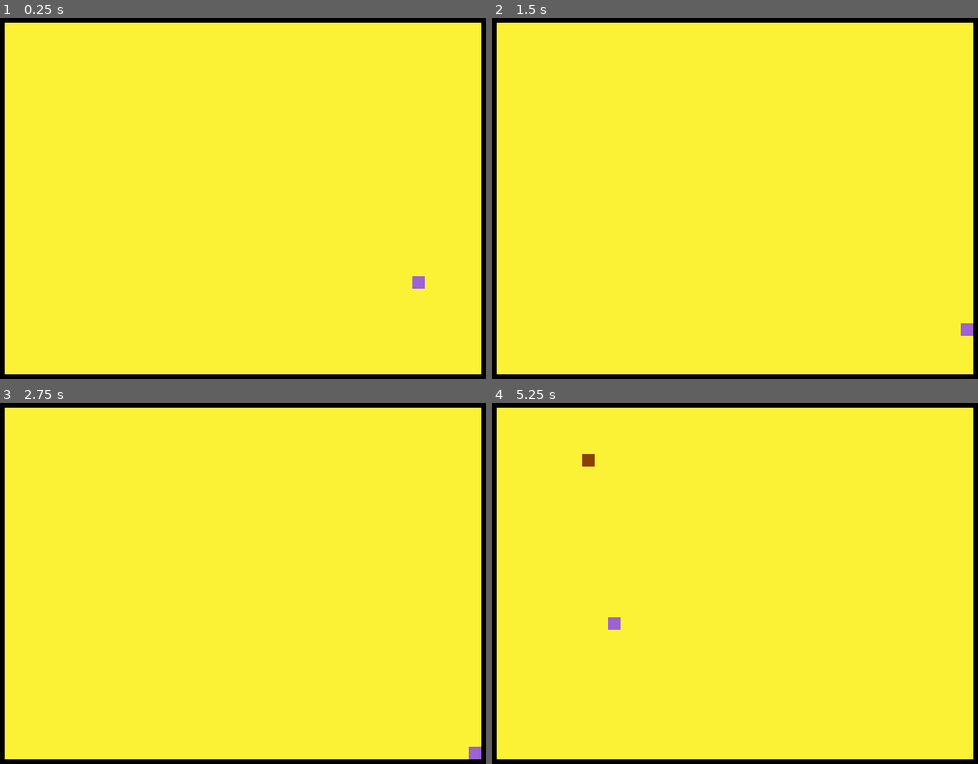
Above: before the commit, frames 1-4 (two rows, left to right).
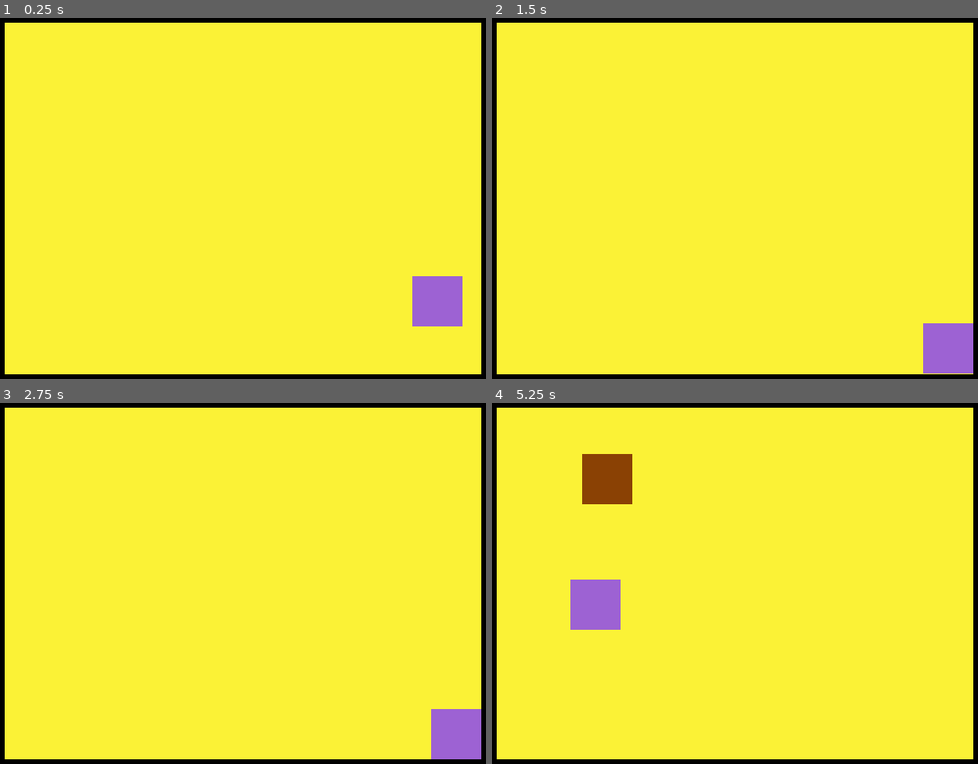
Above: after the commit, the same moments.

Repository: MikeBeasterfeld/bezerk-godot
Game: Godot game, scene res://scene/gameboard.tscn
Same seed, same stepped clock (60 frames per second), same inputs: the game is played once before the commit and once after it.
Inputs:
- Up to frame 1 (0.25 s): no input
- Up to frame 2 (1.5 s): tap Enter at 0.5 s; hold D (ui_right) 0.53-1.28 s; tap Space at 1.25 s; hold S (ui_down) from 1.28 s (still down)
- Up to frame 3 (2.75 s): tap Enter at 2 s; release S (ui_down) at 2.03 s; hold D (ui_right) from 2.03 s (still down)
- Up to frame 4 (5.25 s): tap Space at 2.75 s; release D (ui_right) at 2.78 s; hold W (ui_up) 2.78-3.53 s; hold A (ui_left) 3.53-5.03 s; hold S (ui_down) from 5.03 s (still down)

The runs differ from the first frame. In frame 1, 1.3% of the frame differs, in the area x 84-96%, y 71-86%; in frame 2, 1.3%; in frame 3, 1.3%; in frame 4, 2.7%, in the area x 16-29%, y 14-63%.

Commit message:
Adjustable player character size

Diff:
--- a/project.godot
+++ b/project.godot
@@ -19,7 +19,6 @@
 
 window/size/viewport_width=640
 window/size/viewport_height=480
-window/stretch/mode="viewport"
 
 [input]
 
@@ -53,22 +52,26 @@
 }
 ui_shoot_up={
 "deadzone": 0.5,
-"events": [Object(InputEventKey,"resource_local_to_scene":fa …(119 unchanged characters)… ressed":false,"pressed":false,"keycode":0,"physical_keycode":4194320,"key_label":0,"unicode":0,"echo":false,"script":null)
+"events": [Object(InputEventKey,"resource_local_to_scene":fa …(119 unchanged characters)… ressed":false,"pressed":false,"keycode":4194320,"physical_keycode":0,"key_label":0,"unicode":0,"echo":false,"script":null)
+, Object(InputEventJoypadMotion,"resource_local_to_scene":false,"resource_name":"","device":-1,"axis":3,"axis_value":-1.0,"script":null)
 ]
 }
 ui_shoot_down={
 "deadzone": 0.5,
-"events": [Object(InputEventKey,"resource_local_to_scene":fa …(119 unchanged characters)… ressed":false,"pressed":false,"keycode":0,"physical_keycode":4194322,"key_label":0,"unicode":0,"echo":false,"script":null)
+"events": [Object(InputEventKey,"resource_local_to_scene":fa …(119 unchanged characters)… ressed":false,"pressed":false,"keycode":4194322,"physical_keycode":0,"key_label":0,"unicode":0,"echo":false,"script":null)
+, Object(InputEventJoypadMotion,"resource_local_to_scene":false,"resource_name":"","device":-1,"axis":3,"axis_value":1.0,"script":null)
 ]
 }
 ui_shoot_left={
 "deadzone": 0.5,
 "events": [Object(InputEventKey,"resource_local_to_scene":false,"resource_name":"","device":-1,"window_id":0,"alt_press …(182 unchanged characters)…
+, Object(InputEventJoypadMotion,"resource_local_to_scene":false,"resource_name":"","device":-1,"axis":2,"axis_value":-1.0,"script":null)
 ]
 }
 ui_shoot_right={
 "deadzone": 0.5,
 "events": [Object(InputEventKey,"resource_local_to_scene":false,"resource_name":"","device":-1,"window_id":0,"alt_press …(182 unchanged characters)…
+, Object(InputEventJoypadMotion,"resource_local_to_scene":false,"resource_name":"","device":-1,"axis":2,"axis_value":1.0,"script":null)
 ]
 }
 
--- a/scene/enemy.tscn
+++ b/scene/enemy.tscn
@@ -3,7 +3,7 @@
 [ext_resource type="Script" path="res://script/enemy.gd" id="1_l6mgh"]
 
 [sub_resource type="RectangleShape2D" id="RectangleShape2D_eawng"]
-size = Vector2(16, 16)
+size = Vector2(64, 64)
 
 [node name="Enemy" type="CharacterBody2D"]
 collision_layer = 4
@@ -11,12 +11,12 @@
 script = ExtResource("1_l6mgh")
 
 [node name="CollisionShape2D" type="CollisionShape2D" parent="."]
-position = Vector2(8, 8)
+position = Vector2(32, 32)
 shape = SubResource("RectangleShape2D_eawng")
 
 [node name="ColorRect" type="ColorRect" parent="."]
-offset_right = 16.0
-offset_bottom = 16.0
+offset_right = 64.0
+offset_bottom = 64.0
 color = Color(0.541176, 0.254902, 0.0156863, 1)
 
 [node name="Timer" type="Timer" parent="."]
--- a/scene/my_dude.tscn
+++ b/scene/my_dude.tscn
@@ -3,7 +3,7 @@
 [ext_resource type="Script" path="res://script/my_dude.gd" id="1_33a3l"]
 
 [sub_resource type="RectangleShape2D" id="RectangleShape2D_k3i1r"]
-size = Vector2(16, 16)
+size = Vector2(64, 64)
 
 [node name="MyDude" type="CharacterBody2D"]
 collision_layer = 2
@@ -11,10 +11,10 @@
 script = ExtResource("1_33a3l")
 
 [node name="ColorRect" type="ColorRect" parent="."]
-offset_right = 16.0
-offset_bottom = 16.0
+offset_right = 64.0
+offset_bottom = 64.0
 color = Color(0.615686, 0.384314, 0.827451, 1)
 
 [node name="CollisionShape2D" type="CollisionShape2D" parent="."]
-position = Vector2(8, 8)
+position = Vector2(32, 32)
 shape = SubResource("RectangleShape2D_k3i1r")
--- a/script/my_dude.gd
+++ b/script/my_dude.gd
@@ -7,6 +7,7 @@
 @export var move_speed: float = 300.0
 @export var shoot_speed: float = 0.5
 
+@export var sprite_size = 64
 
 func _physics_process(_delta: float) -> void:
 	var direction_x := Input.get_axis("ui_left", "ui_right")
@@ -26,11 +27,15 @@
 	if(last_shot + shoot_speed < current_time):
 		var shoot_direction_x := Input.get_axis("ui_shoot_left", "ui_shoot_right")
 		var shoot_direction_y := Input.get_axis("ui_shoot_up", "ui_shoot_down")
-		var bullet_direction = Vector2(shoot_direction_x, shoot_direction_y)
+		#print(shoot_direction_x)
+		#print(shoot_direction_y)
+		print(shoot_direction_x + shoot_direction_y)
 
-		if (bullet_direction):
+		if(abs(shoot_direction_x) + abs(shoot_direction_y) >= 0.8):
+			var bullet_direction = Vector2(shoot_direction_x, shoot_direction_y)
+
 			var instance = bullet_scene.instantiate()
-			instance.position = Vector2(position.x + 8, position.y + 8)
+			instance.position = Vector2(position.x + sprite_size/2, position.y + sprite_size/2)
 			instance.direction = Vector2(shoot_direction_x, shoot_direction_y)
 			get_tree().root.add_child(instance)
 
